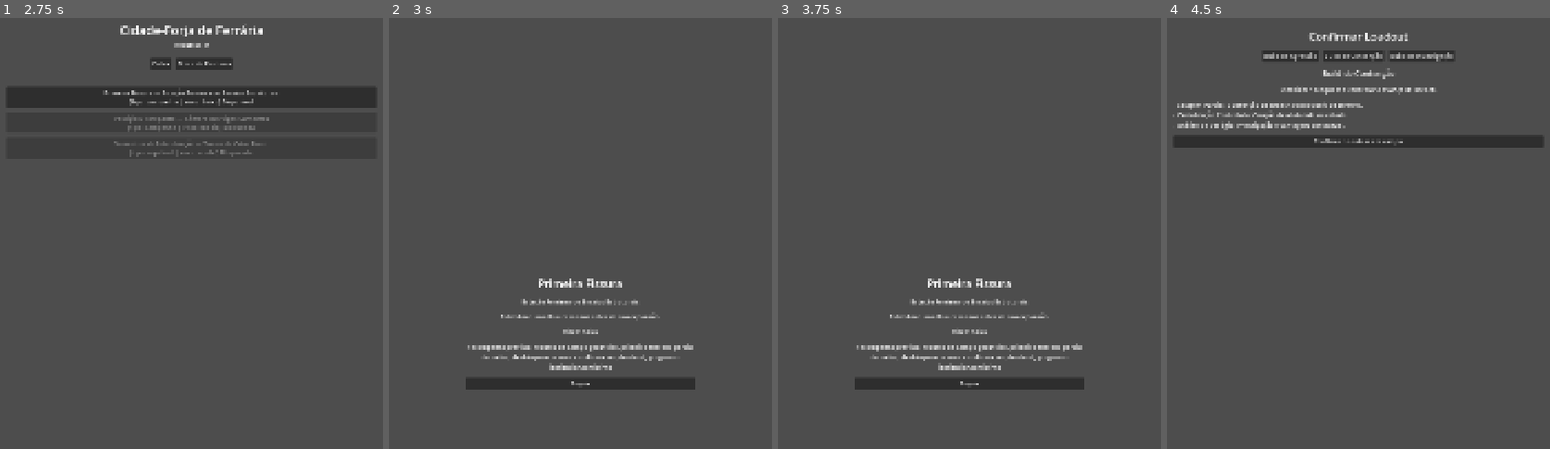
Above: before the commit, frames 1-4 (left to right).
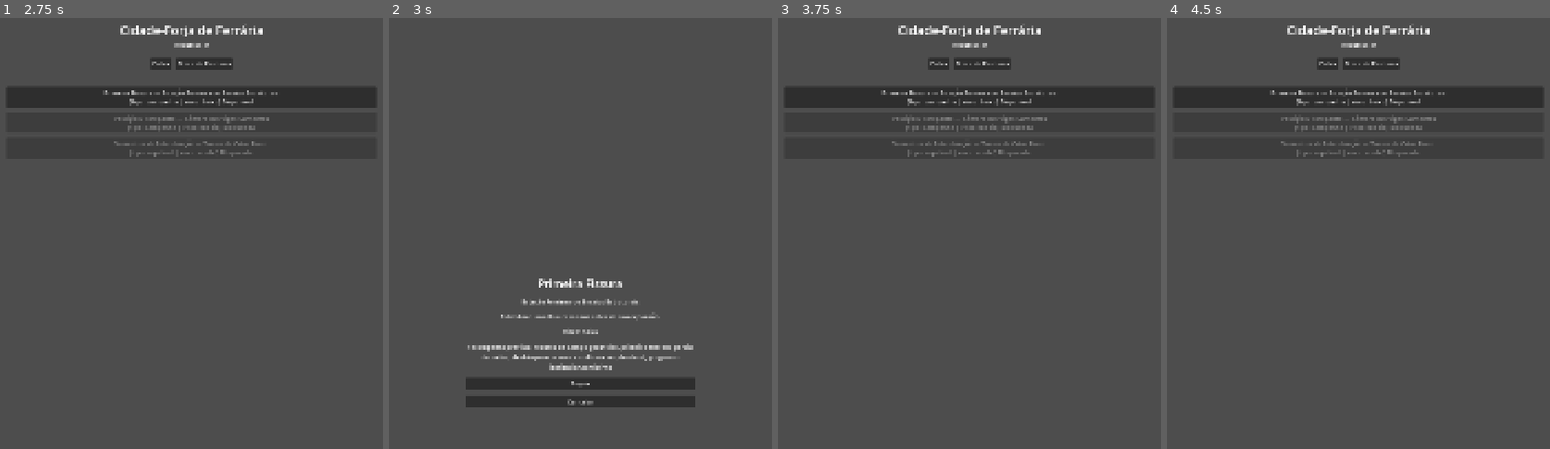
Above: after the commit, the same moments.

Repository: itsmeluan/azoth-breach
Game: Godot game, scene res://scenes/app/app_shell.tscn
Two runs of this game, one before a commit and one after it. Both use one fixed random seed, a clock stepped at 60 frames per second and the inputs below.
Inputs (mouse positions are in pixels of both pictures, inside the frame that each line leads up to):
- Up to frame 1 (2.75 s): click "Codex" at 0.5 s; click "Mesa de Pesquisa" at 1.25 s; click "Voltar ao Hub" at 2 s
- Up to frame 2 (3 s): click "Primeira Fissura — Estação Fe…" at 2.75 s
- Up to frame 3 (3.75 s): click (969, 401) at 3.5 s, where only the run after the commit has a clickable "Cancelar"
- Up to frame 4 (4.5 s): click (1358, 384) at 4.25 s, where only the run before the commit has a clickable "Seguir"

Frame 1 is identical in both runs. In frame 2, 1.5% of the frame differs, in the area x 20-80%, y 87-91%; in frame 3, 9.0%, in the area x 1-99%, y 1-87%; in frame 4, 8.0%.

Commit message:
BL-021, BL-022: cancelar/abandonar operação + eventos restantes
A auditoria de legibilidade de BL-021 ("ação seguinte sempre visível")
revelou uma lacuna real: não havia nenhuma forma de desistir de uma
operação depois de entrar no Briefing — só fechando o app inteiro. Isso
também impedia BL-022 de observar "operação abandonada" (item do escopo
mínimo), porque abandono não era uma ação possível.

Adiciona botão "Cancelar" em Briefing e Loadout (volta ao Hub sem
consequência) e "Abandonar operação" no Campo (volta ao Hub sem chamar
SliceState.complete_operation — nenhuma recompensa, operação continua
disponível). Cada um loga "operation_abandoned" com o operation_id e o
stage ("briefing"/"loadout"/"field"), e o abandono em campo inclui
rounds_played e duration_ms.

Também loga os eventos restantes do escopo mínimo de BL-022 nos pontos
naturais do fluxo: "operation_started" e "et_used" (com quality e
round) em operation_field_screen.gd; "loadout_selected" ao confirmar
loadout.

Validado headless: cancelar em cada etapa (Briefing, Loadout, Campo)
volta ao Hub sem marcar a operação como concluída nem alterar
operations_completed; o quadro de operações reflete isso corretamente
(operação abandonada continua "Disponível", não "Concluída"). Inspecionei
o telemetry.jsonl gerado por uma sessão de teste completa: 30 linhas
válidas, os 9 tipos de evento do escopo mínimo de BL-022 todos presentes
com contagens coerentes. Rodei também a validação integrada completa de
BL-023 (Op01 -> Mesa de Pesquisa -> Op02 -> repetível, com retorno
íntegro ao hub em cada etapa) como checagem de regressão final depois
de todas as mudanças de M5 — nenhuma quebra. Save e telemetria de teste
removidos ao final.

Refs: BL-021, BL-022, BL-023 (docs/05_produto/AZOTH_05.11) — fecha M5

Diff:
--- a/game/scenes/loadout/loadout_screen.tscn
+++ b/game/scenes/loadout/loadout_screen.tscn
@@ -56,3 +56,7 @@
 [node name="ConfirmButton" type="Button" parent="Content"]
 layout_mode = 2
 text = "Confirmar e entrar em campo"
+
+[node name="CancelButton" type="Button" parent="Content"]
+layout_mode = 2
+text = "Cancelar"
--- a/game/scenes/operations/briefing_screen.tscn
+++ b/game/scenes/operations/briefing_screen.tscn
@@ -57,3 +57,7 @@
 [node name="ContinueButton" type="Button" parent="Content"]
 layout_mode = 2
 text = "Seguir"
+
+[node name="CancelButton" type="Button" parent="Content"]
+layout_mode = 2
+text = "Cancelar"
--- a/game/scenes/operations/operation_field_screen.tscn
+++ b/game/scenes/operations/operation_field_screen.tscn
@@ -52,3 +52,7 @@
 autowrap_mode = 3
 text = ""
 horizontal_alignment = 0
+
+[node name="AbandonButton" type="Button" parent="Content"]
+layout_mode = 2
+text = "Abandonar operação"
--- a/game/scripts/features/loadout/loadout_screen.gd
+++ b/game/scripts/features/loadout/loadout_screen.gd
@@ -6,6 +6,7 @@
 signal navigate_to(scene_path: String, context: Dictionary)
 
 const OPERATION_FIELD_SCENE := "res://scenes/operations/operation_field_screen.tscn"
+const HUB_SCENE := "res://scenes/hub/hub_screen.tscn"
 
 var _operation_id: String = ""
 var _loadouts: Array[Dictionary] = []
@@ -16,6 +17,7 @@
 @onready var loadout_description_label: Label = $Content/LoadoutDescription
 @onready var ets_list_label: Label = $Content/EtsList
 @onready var confirm_button: Button = $Content/ConfirmButton
+@onready var cancel_button: Button = $Content/CancelButton
 
 
 func set_context(context: Dictionary) -> void:
@@ -28,6 +30,7 @@
 	_build_style_buttons()
 	_display_loadout(SliceState.active_loadout)
 	confirm_button.pressed.connect(_on_confirm_pressed)
+	cancel_button.pressed.connect(_on_cancel_pressed)
 
 
 func _index_ets() -> void:
@@ -70,7 +73,19 @@
 
 
 func _on_confirm_pressed() -> void:
+	TelemetryLogger.log_event("loadout_selected", {
+		"operation_id": _operation_id,
+		"loadout_id": SliceState.active_loadout,
+	})
 	navigate_to.emit(OPERATION_FIELD_SCENE, {
 		"operation_id": _operation_id,
 		"loadout_id": SliceState.active_loadout,
 	})
+
+
+func _on_cancel_pressed() -> void:
+	TelemetryLogger.log_event("operation_abandoned", {
+		"operation_id": _operation_id,
+		"stage": "loadout",
+	})
+	navigate_to.emit(HUB_SCENE, {})
--- a/game/scripts/features/operations/briefing_screen.gd
+++ b/game/scripts/features/operations/briefing_screen.gd
@@ -5,6 +5,7 @@
 signal navigate_to(scene_path: String, context: Dictionary)
 
 const LOADOUT_SCENE := "res://scenes/loadout/loadout_screen.tscn"
+const HUB_SCENE := "res://scenes/hub/hub_screen.tscn"
 
 var _operation: Dictionary = {}
 
@@ -14,6 +15,7 @@
 @onready var risk_label: Label = $Content/RiskLabel
 @onready var rewards_label: Label = $Content/RewardsLabel
 @onready var continue_button: Button = $Content/ContinueButton
+@onready var cancel_button: Button = $Content/CancelButton
 
 
 func set_context(context: Dictionary) -> void:
@@ -27,6 +29,7 @@
 func _ready() -> void:
 	_populate()
 	continue_button.pressed.connect(_on_continue_pressed)
+	cancel_button.pressed.connect(_on_cancel_pressed)
 
 
 func _populate() -> void:
@@ -44,3 +47,11 @@
 
 func _on_continue_pressed() -> void:
 	navigate_to.emit(LOADOUT_SCENE, {"operation_id": _operation.get("id", "")})
+
+
+func _on_cancel_pressed() -> void:
+	TelemetryLogger.log_event("operation_abandoned", {
+		"operation_id": _operation.get("id", ""),
+		"stage": "briefing",
+	})
+	navigate_to.emit(HUB_SCENE, {})
--- a/game/scripts/features/operations/operation_field_screen.gd
+++ b/game/scripts/features/operations/operation_field_screen.gd
@@ -8,6 +8,7 @@
 signal navigate_to(scene_path: String, context: Dictionary)
 
 const REPORT_SCENE := "res://scenes/reports/report_screen.tscn"
+const HUB_SCENE := "res://scenes/hub/hub_screen.tscn"
 const INITIAL_INSTABILITY := 100
 const DEFAULT_MAX_ROUNDS := 4
 const DUAL_OBJECTIVE_INSTABILITY_FACTOR := 0.8
@@ -30,12 +31,15 @@
 var _round: int = 0
 var _log_lines: Array[String] = []
 var _ets_used: Array[String] = []
+var _start_time_msec: int = 0
+var _finished: bool = false
 
 @onready var operation_title_label: Label = $Content/OperationTitle
 @onready var objective_label: Label = $Content/ObjectiveLabel
 @onready var status_label: Label = $Content/StatusLabel
 @onready var et_buttons_container: HBoxContainer = $Content/EtButtons
 @onready var log_label: Label = $Content/LogLabel
+@onready var abandon_button: Button = $Content/AbandonButton
 
 
 func set_context(context: Dictionary) -> void:
@@ -51,6 +55,10 @@
 	objective_label.text = _build_objective_text()
 	_build_et_buttons()
 	_update_status()
+	abandon_button.pressed.connect(_on_abandon_pressed)
+
+	_start_time_msec = Time.get_ticks_msec()
+	TelemetryLogger.log_event("operation_started", {"operation_id": _operation.get("id", "")})
 
 
 func _find_operation(operation_id: String) -> Dictionary:
@@ -108,6 +116,13 @@
 	_instability = max(_instability - delta, 0)
 	_ets_used.append(et_id)
 
+	TelemetryLogger.log_event("et_used", {
+		"operation_id": _operation.get("id", ""),
+		"et_id": et_id,
+		"quality": quality,
+		"round": _round,
+	})
+
 	var et_name: String = _ets_by_id.get(et_id, {}).get("name", et_id)
 	var line := "Rodada %d — %s (%s): -%d Instabilidade (agora %d)" % [
 		_round, et_name, quality, delta, _instability,
@@ -127,8 +142,10 @@
 
 
 func _finish_operation() -> void:
+	_finished = true
 	var operation_id: String = _operation.get("id", "")
 	var outcome := "sucesso" if _instability <= 0 else "estabilização parcial"
+	var duration_ms := Time.get_ticks_msec() - _start_time_msec
 
 	var report_data := {
 		"operation_id": operation_id,
@@ -140,4 +157,22 @@
 		"evidence_target": _evidence_target,
 	}
 	SliceState.complete_operation(operation_id, report_data)
+	TelemetryLogger.log_event("operation_completed", {
+		"operation_id": operation_id,
+		"outcome": outcome,
+		"rounds_used": _round,
+		"duration_ms": duration_ms,
+	})
 	navigate_to.emit(REPORT_SCENE, report_data)
+
+
+func _on_abandon_pressed() -> void:
+	if _finished:
+		return
+	TelemetryLogger.log_event("operation_abandoned", {
+		"operation_id": _operation.get("id", ""),
+		"stage": "field",
+		"rounds_played": _round,
+		"duration_ms": Time.get_ticks_msec() - _start_time_msec,
+	})
+	navigate_to.emit(HUB_SCENE, {})
